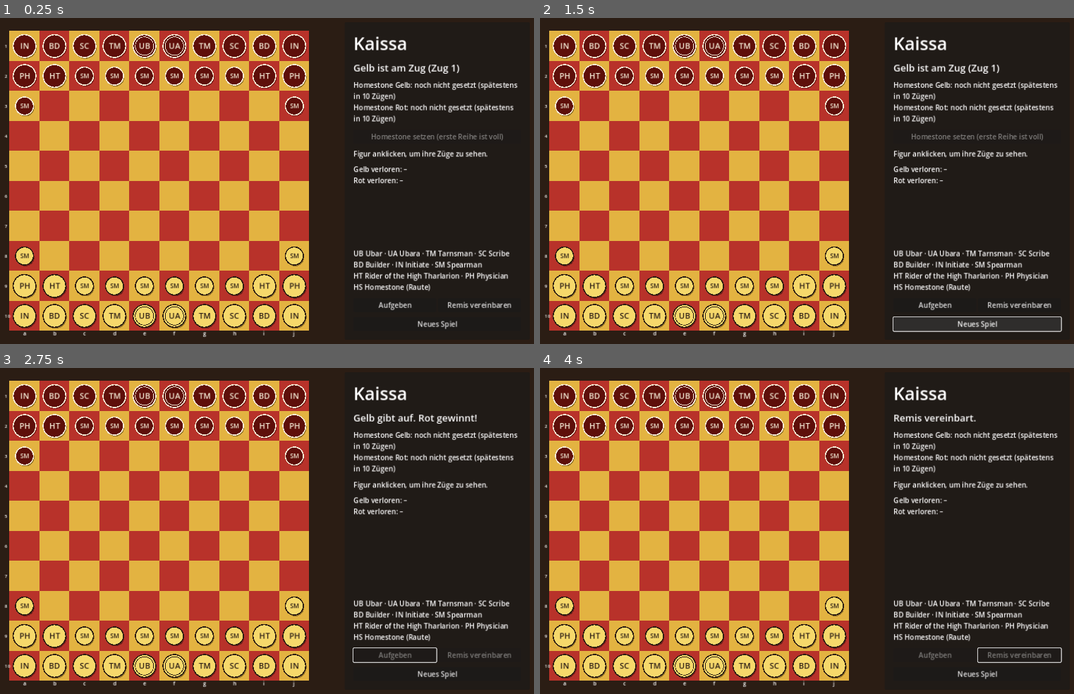
Above: before the commit, frames 1-4 (two rows, left to right).
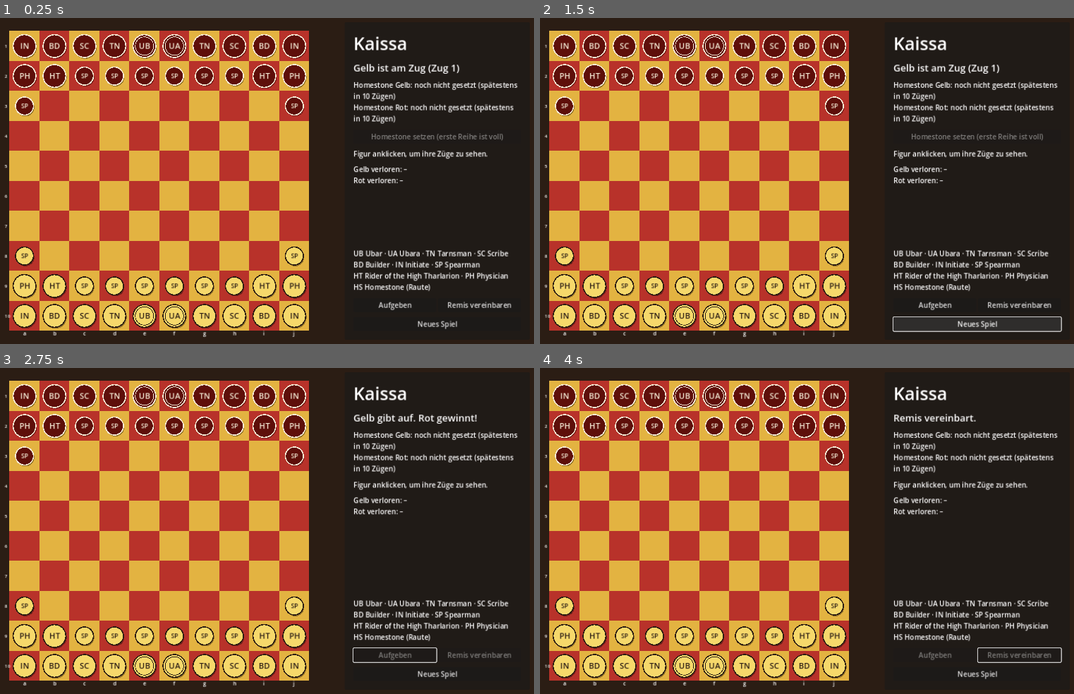
Above: after the commit, the same moments.

Repository: LokiH1029/Kaissa
Game: Godot game, scene res://scenes/main.tscn
The game is run twice, just before and just after one commit, with the same random seed, the same clock (stepped at 60 frames per second) and the same inputs.
Inputs:
- Up to frame 1 (0.25 s): no input
- Up to frame 2 (1.5 s): click "Neues Spiel" at 0.5 s; click "Neues Spiel" at 1.25 s
- Up to frame 3 (2.75 s): click "Aufgeben" at 2 s
- Up to frame 4 (4 s): click "Neues Spiel" at 2.75 s; click "Remis vereinbaren" at 3.5 s

The runs differ from the first frame. In frame 1, 0.7% of the frame differs, in the area x 3-96%, y 7-93%; in frame 2, 0.7%; in frame 3, 0.7%; in frame 4, 0.7%.

Commit message:
Kürzel SP (Spearman) und TN (Tarnsman) wie in der Vorlage
Co-Authored-By: Claude Opus 5.5 <noreply@anthropic.com>
Claude-Session: https://claude.ai/code/session_0146PDRNwT9diAXnDwA7XQf6

Diff:
--- a/scenes/main.tscn
+++ b/scenes/main.tscn
@@ -109,8 +109,8 @@
 [node name="Legend" type="Label" parent="UI/Panel/Margin/VBox"]
 layout_mode = 2
 autowrap_mode = 3
-text = "UB Ubar · UA Ubara · TM Tarnsman · SC Scribe
-BD Builder · IN Initiate · SM Spearman
+text = "UB Ubar · UA Ubara · TN Tarnsman · SC Scribe
+BD Builder · IN Initiate · SP Spearman
 HT Rider of the High Tharlarion · PH Physician
 HS Homestone (Raute)"
 
--- a/scripts/piece_types.gd
+++ b/scripts/piece_types.gd
@@ -29,14 +29,14 @@
 const DEFINITIONS := {
 	Type.UBAR:      {"name": "Ubar",                         "short": "UB", "moves": [{"kind": "slide", "dirs": ALL_DIRS, "range": 0}]},
 	Type.UBARA:     {"name": "Ubara",                        "short": "UA", "moves": [{"kind": "slide", "dirs": ALL_DIRS, "range": 3}]},
-	Type.TARNSMAN:  {"name": "Tarnsman",                     "short": "TM", "moves": [
+	Type.TARNSMAN:  {"name": "Tarnsman",                     "short": "TN", "moves": [
 		{"kind": "leap", "offsets": TARN_LEAPS},
 		{"kind": "slide", "dirs": ALL_DIRS, "range": 1, "capture": false},
 	]},
 	Type.SCRIBE:    {"name": "Scribe",                       "short": "SC", "moves": [{"kind": "slide", "dirs": DIAG, "range": 5}]},
 	Type.BUILDER:   {"name": "Builder",                      "short": "BD", "moves": [{"kind": "slide", "dirs": ORTHO, "range": 0}]},
 	Type.INITIATE:  {"name": "Initiate",                     "short": "IN", "moves": [{"kind": "slide", "dirs": DIAG, "range": 0}]},
-	Type.SPEARMAN:  {"name": "Spearman",                     "short": "SM", "moves": [{"kind": "spear"}]},
+	Type.SPEARMAN:  {"name": "Spearman",                     "short": "SP", "moves": [{"kind": "spear"}]},
 	Type.RIDER:     {"name": "Rider of the High Tharlarion", "short": "HT", "moves": [{"kind": "slide", "dirs": ALL_DIRS, "range": 1}]},
 	Type.PHYSICIAN: {"name": "Physician",                    "short": "PH", "moves": [{"kind": "slide", "dirs": ALL_DIRS, "range": 2}]},
 	Type.HOMESTONE: {"name": "Homestone",                    "short": "HS", "moves": [{"kind": "slide", "dirs": ALL_DIRS, "range": 1, "capture": false}]},
Binary file changed: docs/screenshot.png
Not shown, changed: docs/regeln.md
